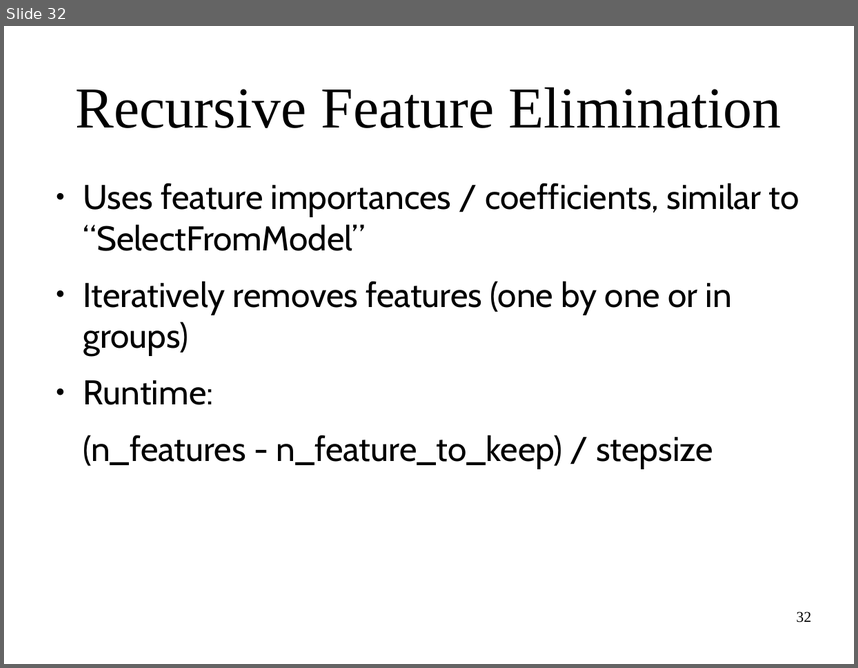
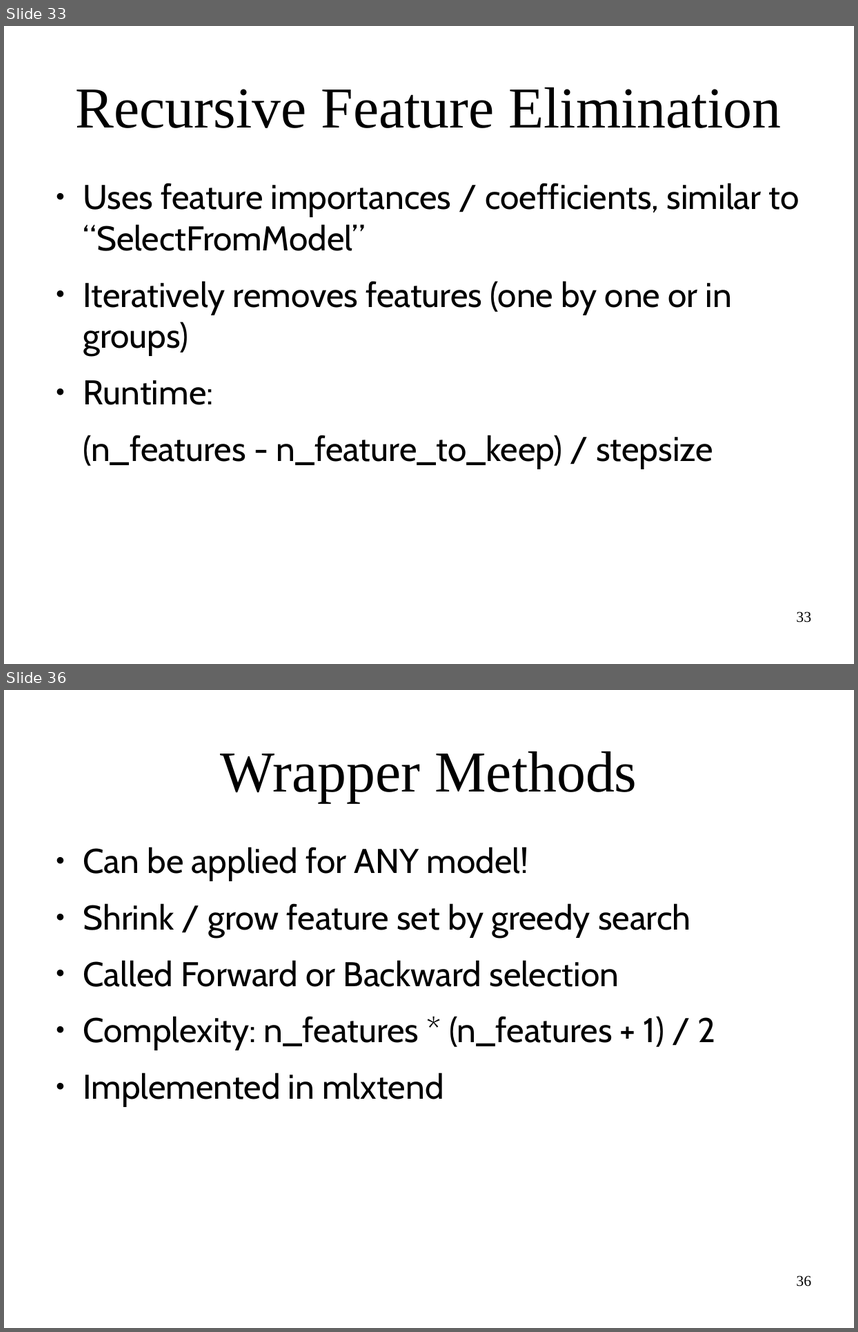
Before and after one commit to amueller/applied_ml_spring_2017, a slide deck: slides/aml-08-021317.odp. Shown one above the other, each under a label of ours: slide 32 before the commit, slides 33 and 36 after it; the slides between them are not shown. The pictures are 858x668 and 858x1332 pixels, drawn with LibreOffice and Linux fonts; fonts in the diff are those of the drawing. Boxes give left, top, right and bottom in pixels: in the first picture for what was removed or moved away, otherwise in the second. Text is boxed around its words. In the diff, an @@ line names an element or a change of style, - is before the commit and + after.

```diff
--- a/slides/aml-08-021317.odp
+++ b/slides/aml-08-021317.odp
@@ slide 36 added at [4,690,854,1328], background #FFFFFF @@
@@ title added at [221,751,637,802], 54 pt, text #000000 @@
+Wrapper Methods
@@ text added at [83,847,716,1105], 32 pt, text #000000 @@
+● Can be applied for ANY model!
+● Shrink / grow feature set by greedy search
+● Called Forward or Backward selection
+● Complexity: n_features * (n_features + 1) / 2
+● Implemented in mlxtend
@@ page number added at [796,1275,811,1286], 14 pt, text #000000 @@
+36
@@ what was slide 32 is now slide 33 @@
@@ page number at [796,611,811,622]: text changed @@
-32
+33
```
Also in this commit, not shown: 4 other slides added, 1 slide removed, 2 other files.
